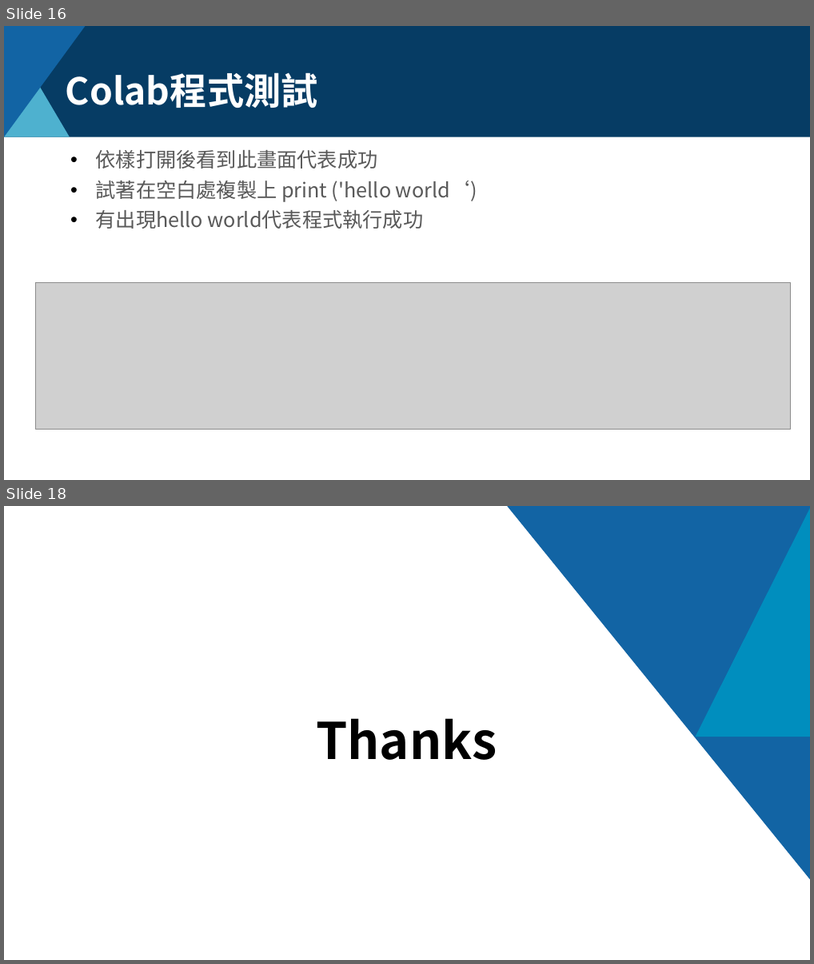
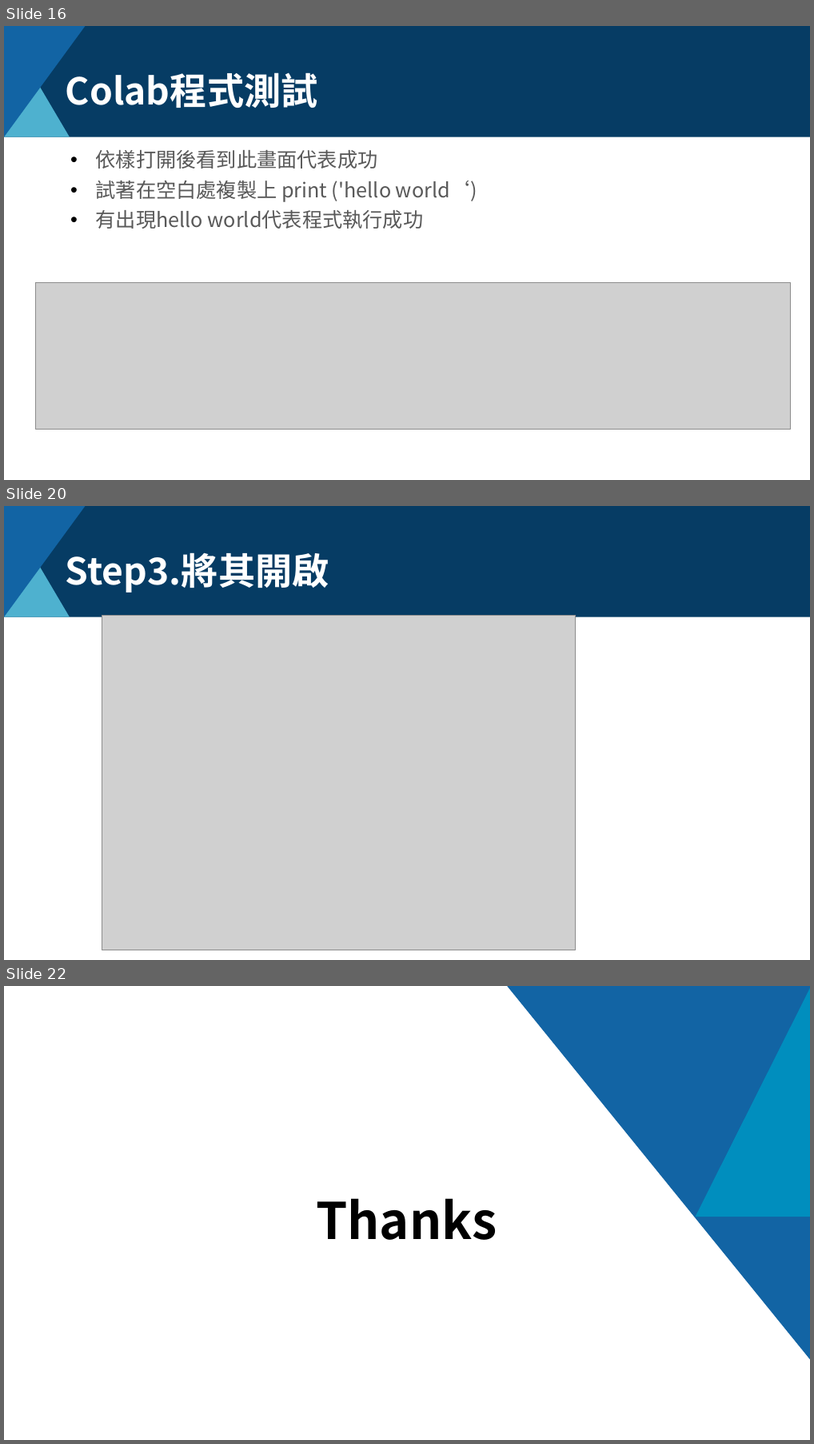
Before and after one commit to KevinChuo/AI_Training_Program, a slide deck: Preview教學/Colab教學.pptx. Shown one above the other, each under a label of ours: slides 16 and 18 before the commit, slides 16, 20 and 22 after it; the slides between them are not shown. The pictures are 814x964 and 814x1444 pixels, drawn with LibreOffice and Linux fonts; fonts in the diff are those of the drawing; grey boxes stand for pictures; background and template pictures are left out. Boxes give left, top, right and bottom in pixels: in the first picture for what was removed or moved away, otherwise in the second. Text is boxed around its words. In the diff, an @@ line names an element or a change of style, - is before the commit and + after.

```diff
--- a/Preview教學/Colab教學.pptx
+++ b/Preview教學/Colab教學.pptx
@@ slide 20 added at [4, 506, 810, 960], background #FFFFFF; not listed: 3 template elements that a slide beside it also shows @@
@@ title added at [66, 552, 330, 592], 44 pt, text #FFFFFF, bold @@
+Step3.將其開啟
@@ picture added at [102, 615, 576, 949] @@
@@ what was slide 18 is now slide 22 @@
```
Also in this commit, not shown: 1 slide changed, 4 other slides added, 1 slide removed, 6 other files.
